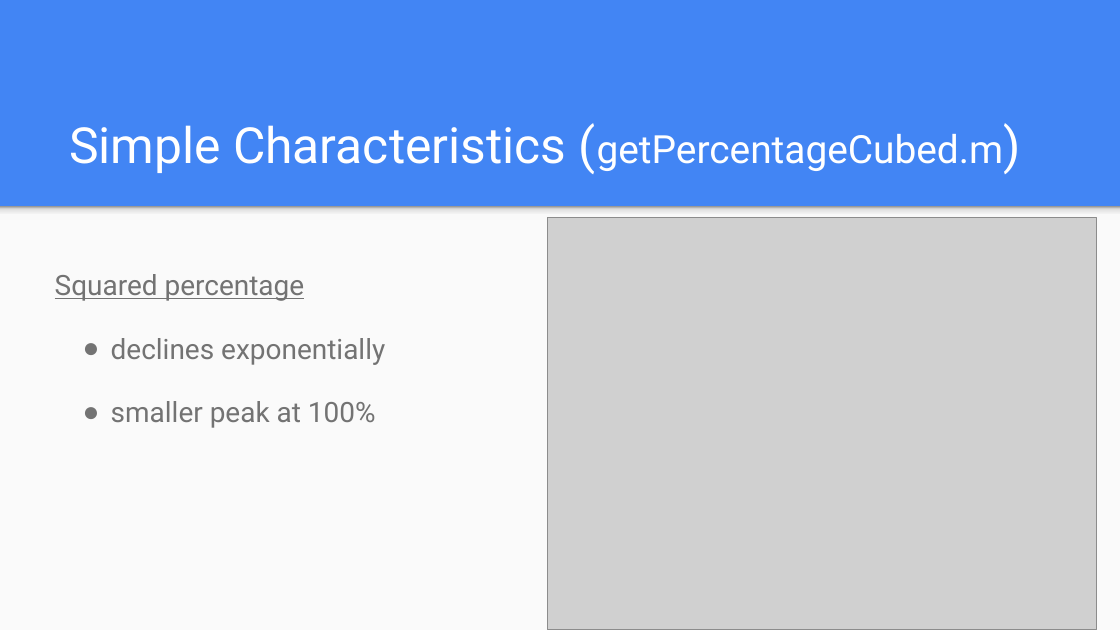
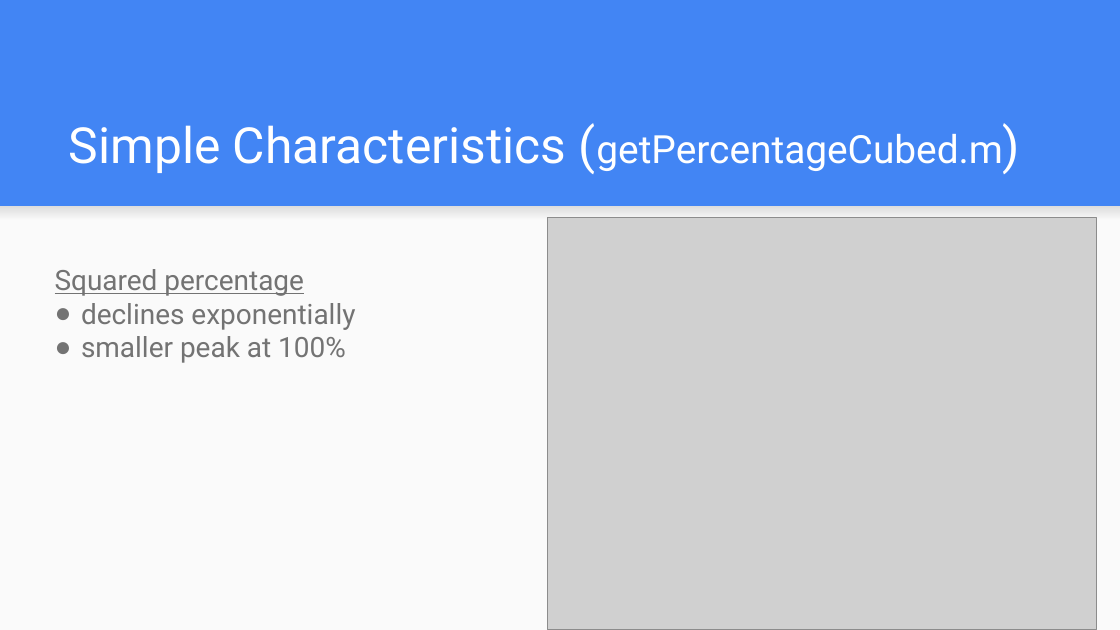
Before and after one commit to orzuk/OEIS, a slide deck: slide 8 of Filtering and summary statistics/filtering+stats.pptx. Drawn at 1120x630 pixels with LibreOffice and Linux fonts; fonts in the diff are those of the drawing; grey boxes stand for pictures. Boxes give left, top, right and bottom in pixels: in the first picture for what was removed or moved away, otherwise in the second. Text is boxed around its words. In the diff, an @@ line names an element or a change of style, - is before the commit and + after.

```diff
--- a/Filtering and summary statistics/filtering+stats.pptx
+++ b/Filtering and summary statistics/filtering+stats.pptx
@@ rectangle at [0, 206, 1120, 220]: fill gradient #F9F9F9 to #DEDEDE to #999999 to gradient #F9F9F9 to #DEDEDE @@
@@ text "Squared percentage" at [55, 269, 355, 363]: line spacing 1.15 to 1; less space between paragraphs; indent changed @@
```
Also in this commit, not shown: 18 other slides changed, 2 other files.
